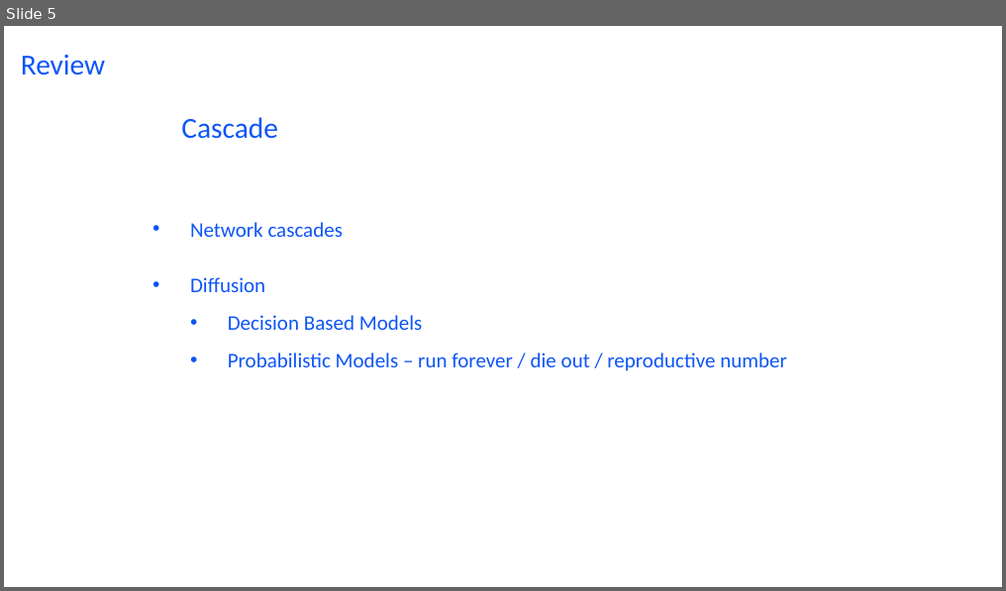
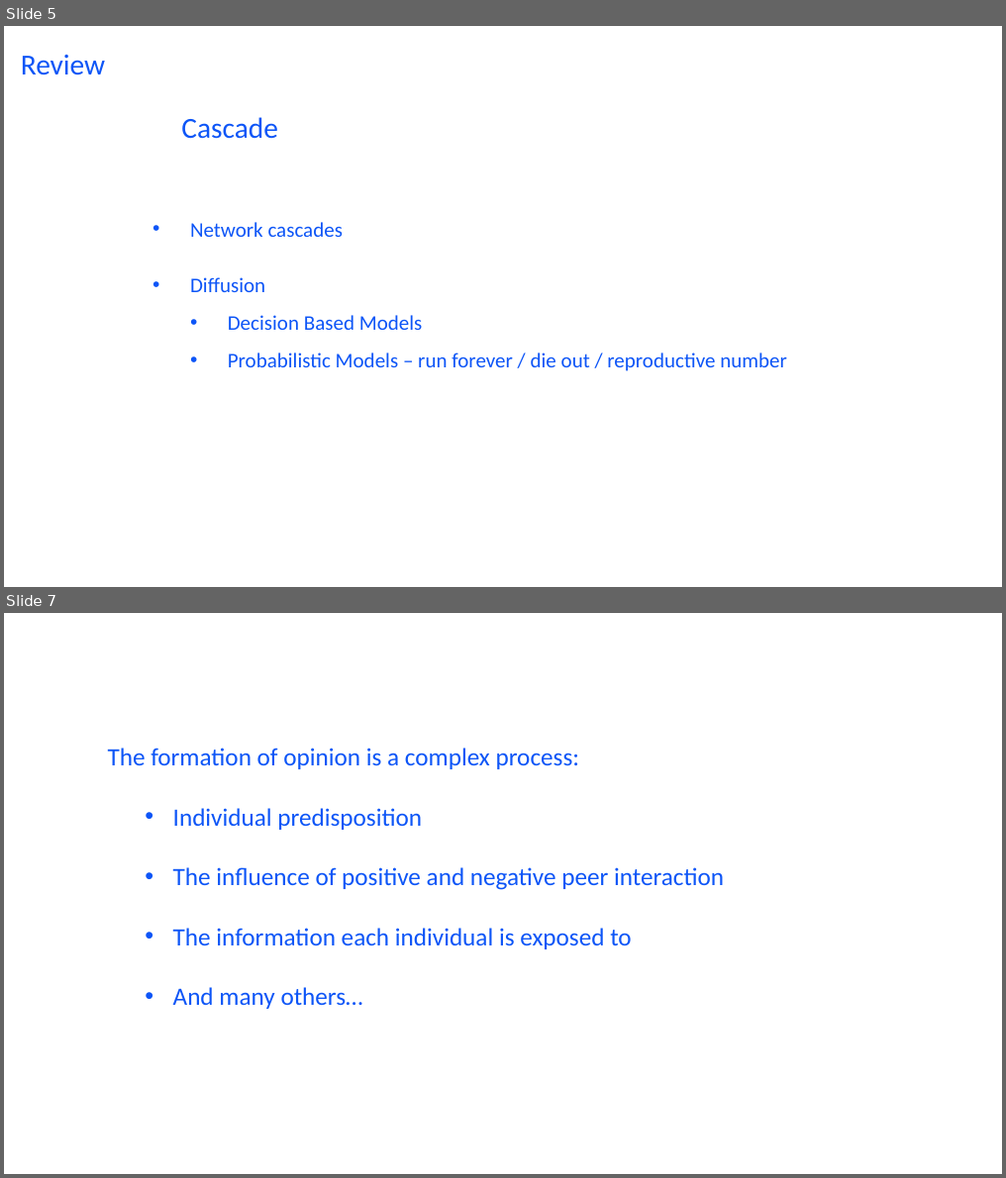
Before and after one commit to wang422003/Complex-Networks_exercise, a slide deck: Slides/Exercise7.pptx. Shown one above the other, each under a label of ours: slide 5 before the commit, slides 5 and 7 after it; the slides between them are not shown. The pictures are 1006x591 and 1006x1178 pixels, drawn with LibreOffice and Linux fonts; fonts in the diff are those of the drawing. Boxes give left, top, right and bottom in pixels: in the first picture for what was removed or moved away, otherwise in the second. Text is boxed around its words. In the diff, an @@ line names an element or a change of style, - is before the commit and + after.

```diff
--- a/Slides/Exercise7.pptx
+++ b/Slides/Exercise7.pptx
@@ slide 7 added at box(4, 613, 1002, 1174), background #FFFFFF @@
@@ text added at box(108, 748, 724, 1009), 24 pt, text #0D55F7 @@
+The formation of opinion is a complex process:
+  • Individual predisposition
+  • The influence of positive and negative peer interaction
+  • The information each individual is exposed to
+  • And many others…
```
Also in this commit, not shown: 22 other slides added, 2 slides removed, 1 other file.
